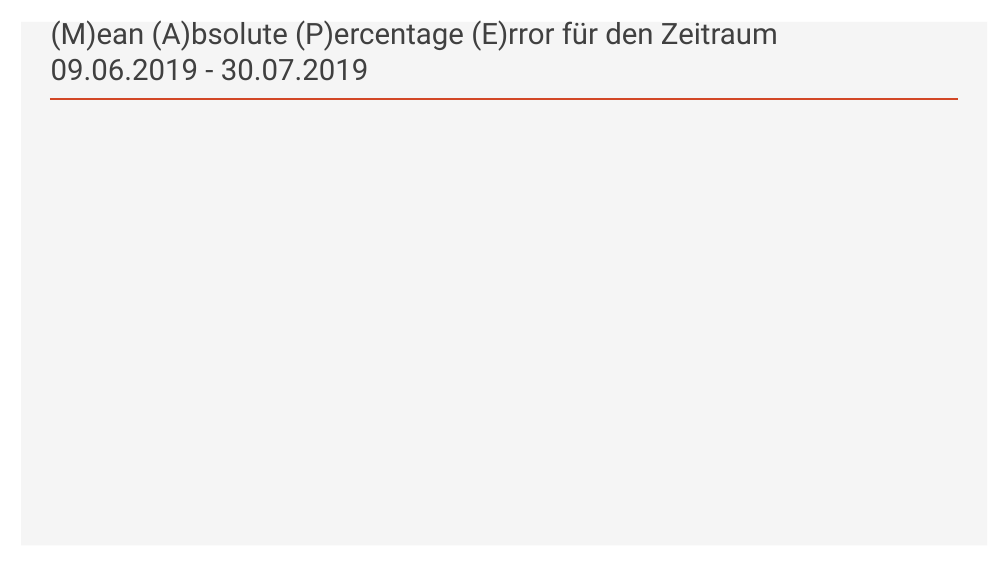
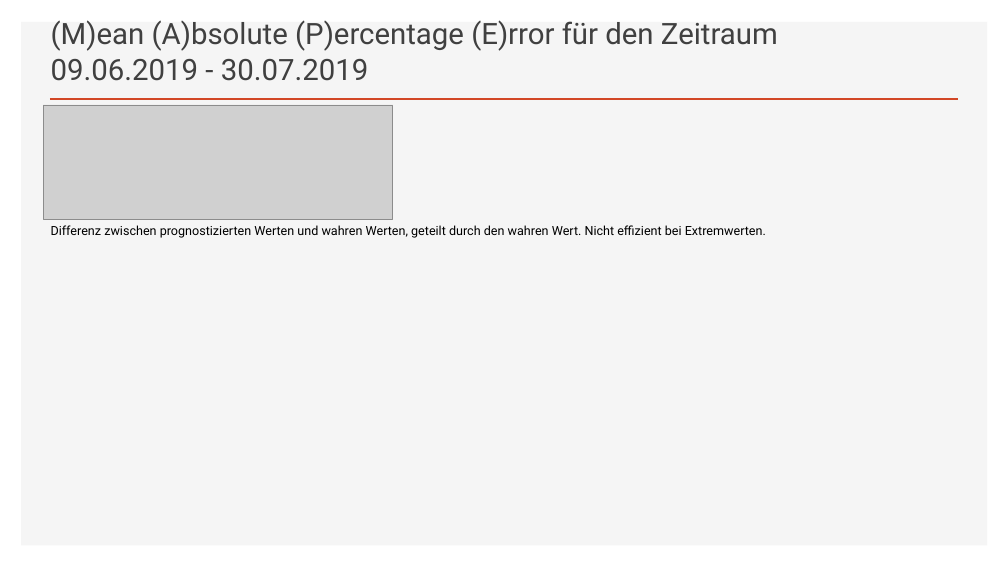
Before and after one commit to annapuu/gruppe3, a slide deck: slide 8 of 4_Presentation/Präsentation.pptx. Drawn at 1008x567 pixels with LibreOffice and Linux fonts; fonts in the diff are those of the drawing; grey boxes stand for pictures. Boxes give left, top, right and bottom in pixels: in the first picture for what was removed or moved away, otherwise in the second. Text is boxed around its words. In the diff, an @@ line names an element or a change of style, - is before the commit and + after.

```diff
--- a/4_Presentation/Präsentation.pptx
+++ b/4_Presentation/Präsentation.pptx
@@ picture added at (43,105,393,219) @@
@@ text added at (51,225,766,238), 12 pt, text #000000 @@
+Differenz zwischen prognostizierten Werten und wahren Werten, geteilt durch den wahren Wert. Nicht effizient bei Extremwerten.
```
Also in this commit, not shown: 3 other slides changed, 2 other files.
